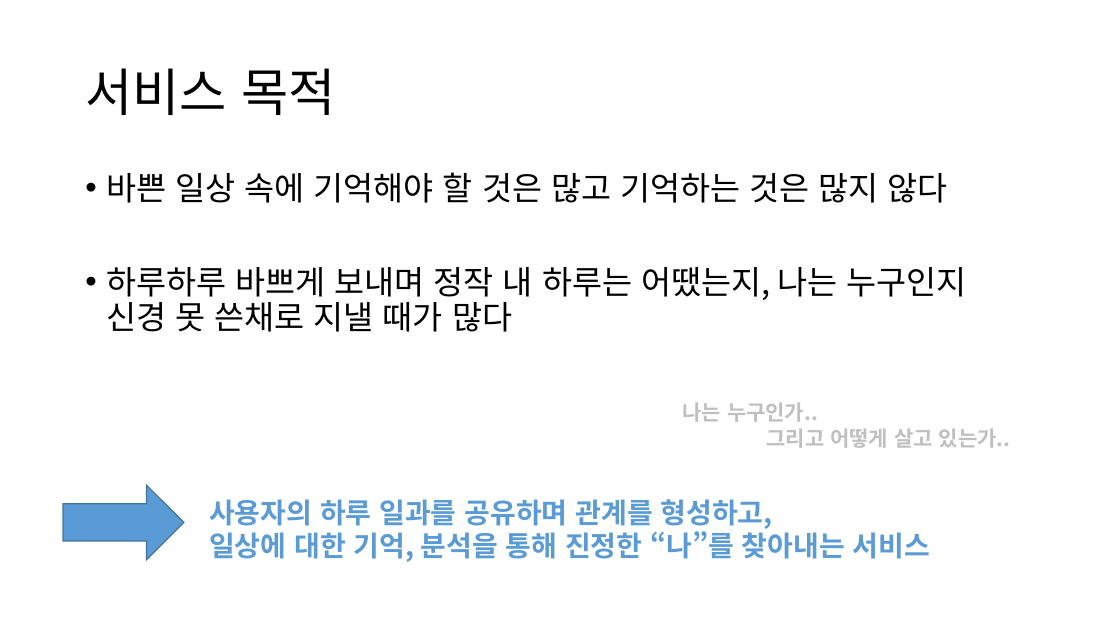
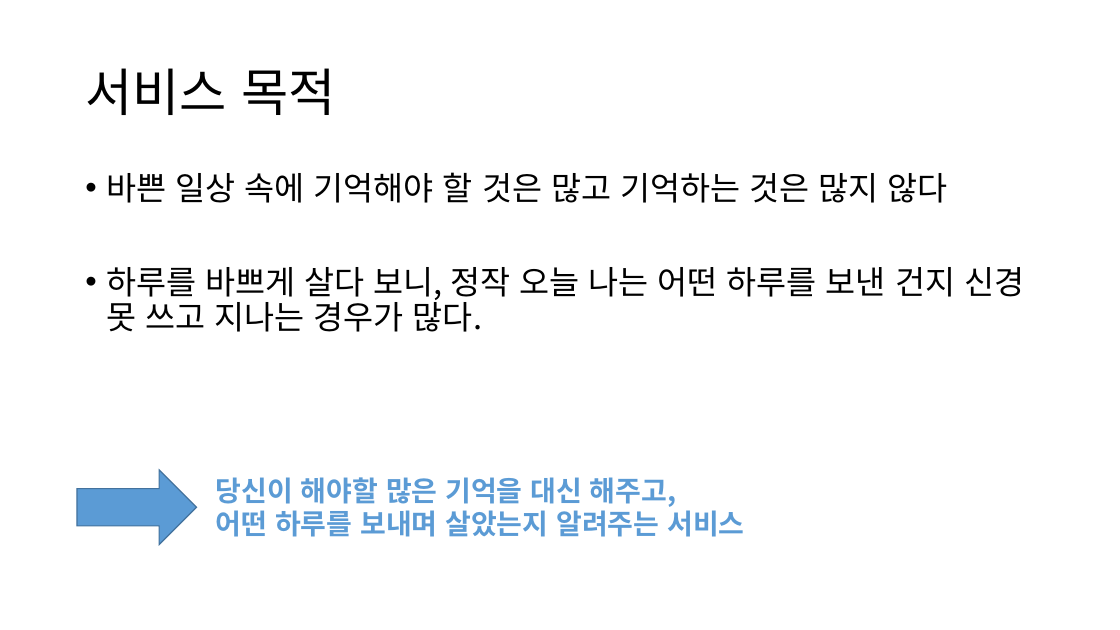
Before and after one commit to HeyHO2154/Id, a slide deck: slide 2 of 시스템 설계도.pptx. Drawn at 1120x630 pixels with LibreOffice and Linux fonts; fonts in the diff are those of the drawing. Boxes give left, top, right and bottom in pixels: in the first picture for what was removed or moved away, otherwise in the second. Text is boxed around its words. In the diff, an @@ line names an element or a change of style, - is before the commit and + after.

```diff
--- a/시스템 설계도.pptx
+++ b/시스템 설계도.pptx
@@ text at (x1=106, y1=267, x2=1024, y2=332): text changed @@
-• 하루하루 바쁘게 보내며 정작 내 하루는 어땠는지, 나는 누구인지 신경 못 쓴채로 지낼 때가 많다
+• 하루를 바쁘게 살다 보니, 정작 오늘 나는 어떤 하루를 보낸 건지 신경 못 쓰고 지나는 경우가 많다.
@@ text removed at (x1=683, y1=403, x2=1011, y2=448) @@
-나는 누구인가..
-그리고 어떻게 살고 있는가..
@@ right arrow moved from (x1=63, y1=486, x2=184, y2=560) to (x1=77, y1=470, x2=197, y2=544) @@
@@ text at (x1=216, y1=477, x2=744, y2=537): text changed @@
-사용자의 하루 일과를 공유하며 관계를 형성하고,
-일상에 대한 기억, 분석을 통해 진정한 “나”를 찾아내는 서비스
+당신이 해야할 많은 기억을 대신 해주고,
+어떤 하루를 보내며 살았는지 알려주는 서비스
```
Also in this commit, not shown: 2 other slides changed, 6 slides added.
